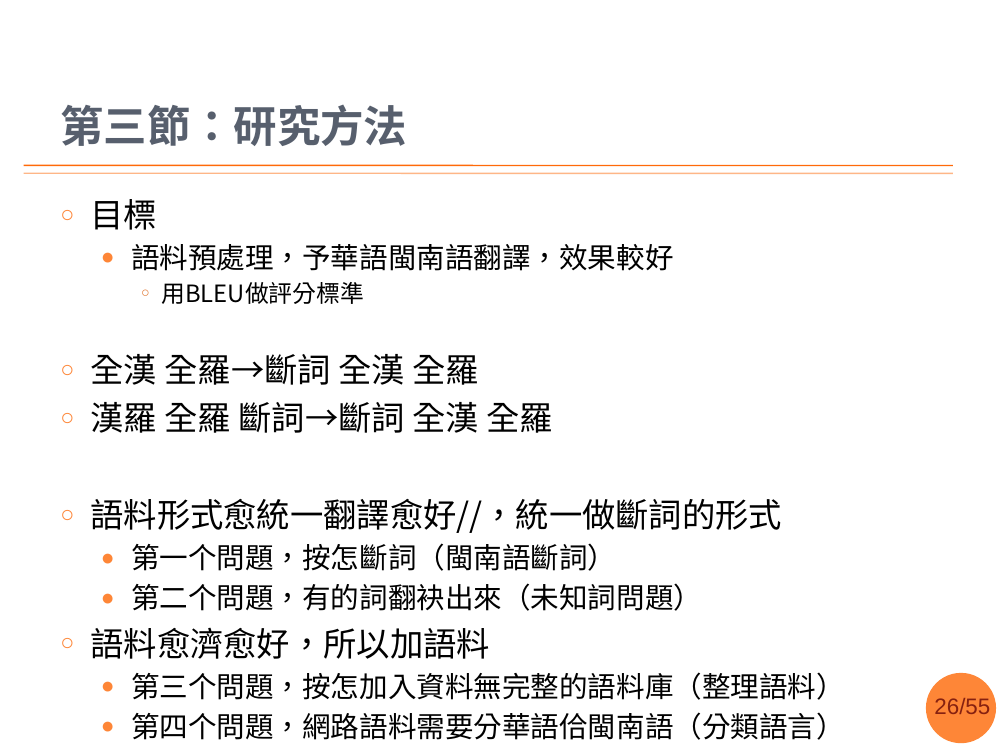
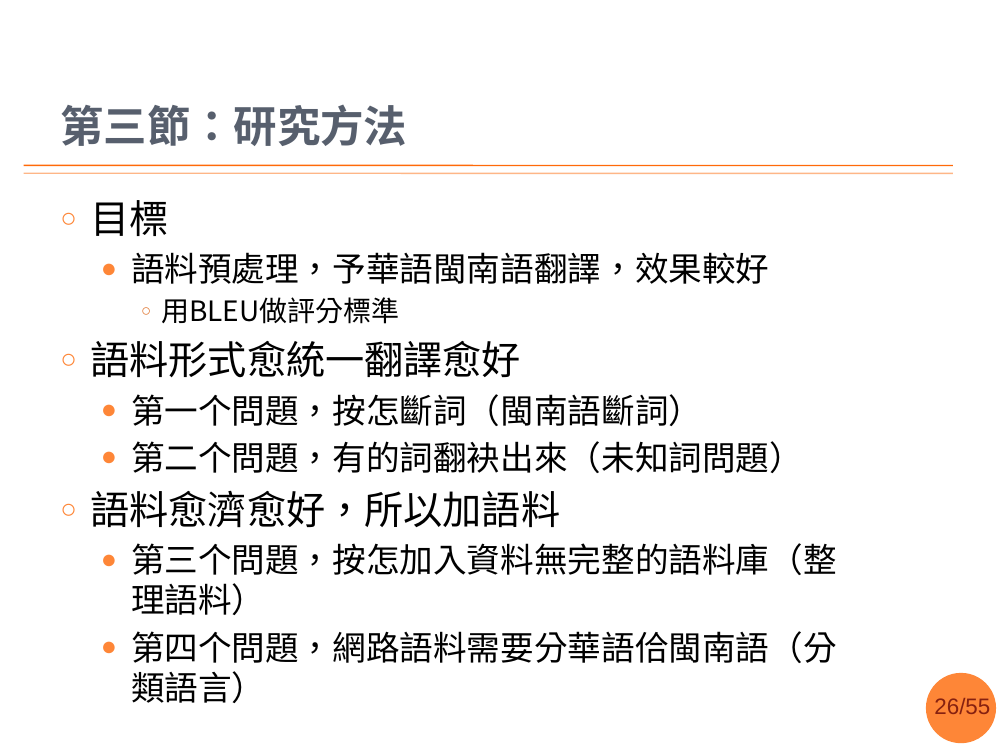
Before and after one commit to sih4sing5hong5/po3-ko3_tau5-iann2-phinn3, a slide deck: slide 26 of 翻譯報告.pptx. Drawn at 1008x756 pixels with LibreOffice and Linux fonts; fonts in the diff are those of the drawing; background and template pictures are left out. Boxes give left, top, right and bottom in pixels: in the first picture for what was removed or moved away, otherwise in the second. Text is boxed around its words. In the diff, an @@ line names an element or a change of style, - is before the commit and + after.

Commit message:
口試前一禮拜先寄予老師看一个 丞宏

```diff
--- a/翻譯報告.pptx
+++ b/翻譯報告.pptx
@@ text at (91, 200, 837, 703): size 23.8 to 28 pt in "目標", "語料愈濟愈好，所以加語料"; size 20.4 to 24 pt in "語料預處理，予華語閩南語翻譯，效果較好", "第一个問題，按怎斷詞（閩南語斷詞）", "第二个問題，有的詞翻袂出來（未知詞問題）", "第三个問題，按怎加入資料無完整的語料庫（整理語料）" and 1 more places; size 17 to 20 pt in "用BLEU做評分標準" @@
@@ text at (91, 341, 522, 377): text changed; size 23.8 to 28 pt @@
-○ 全漢 全羅→斷詞 全漢 全羅
-○ 漢羅 全羅 斷詞→斷詞 全漢 全羅
-○ 語料形式愈統一翻譯愈好//，統一做斷詞的形式
+○ 語料形式愈統一翻譯愈好
```
Also in this commit, not shown: 4 other slides changed, 1 other file.
